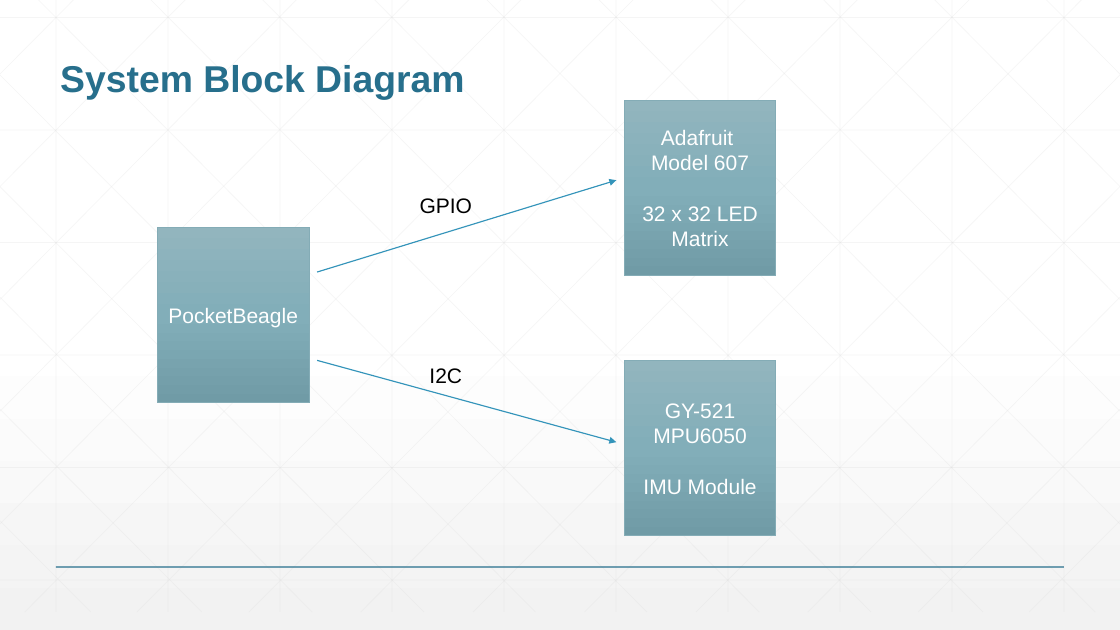
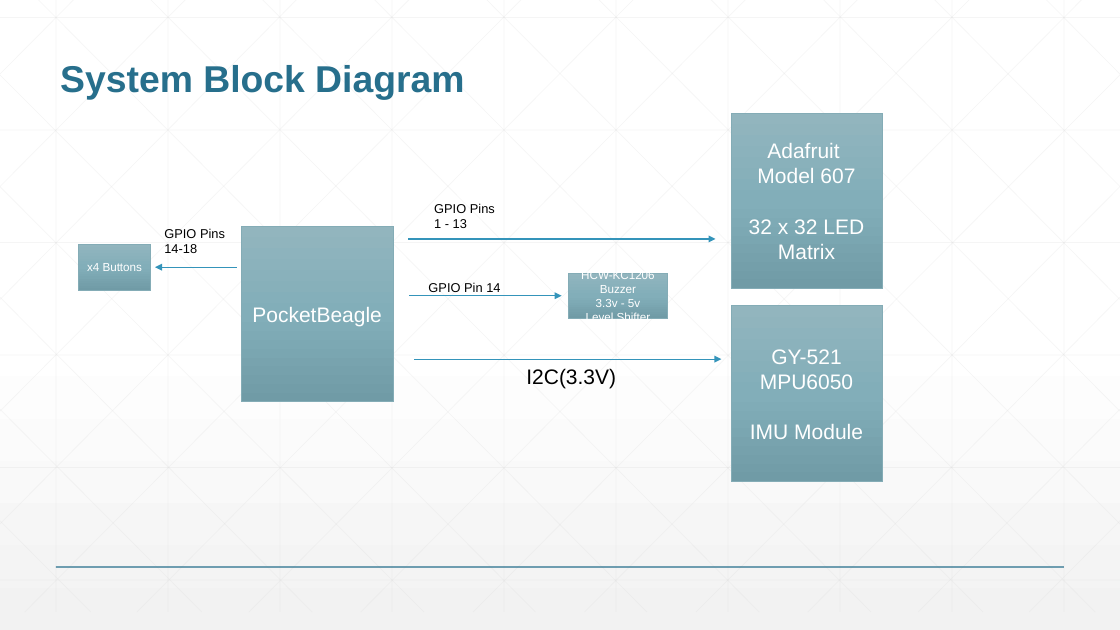
Before and after one commit to SoberingRealityCheck/EDES301, a slide deck: slide 3 of project_01/docs/goldsmith_EDES301_project_01_proposal.pptx. Drawn at 1120x630 pixels with LibreOffice and Linux fonts; fonts in the diff are those of the drawing. Boxes give left, top, right and bottom in pixels: in the first picture for what was removed or moved away, otherwise in the second. Text is boxed around its words. In the diff, an @@ line names an element or a change of style, - is before the commit and + after.

```diff
--- a/project_01/docs/goldsmith_EDES301_project_01_proposal.pptx
+++ b/project_01/docs/goldsmith_EDES301_project_01_proposal.pptx
@@ rectangle added at <box>731,113,882,288</box>, fill gradient #92B5BE to #82AEB9 to #709BA6, outline #84ACB6 0.5 pt @@
@@ text "Adafruit": place and size @@
-text "Adafruit" at <box>624,100,776,276</box>
+text "Adafruit" at <box>749,143,864,259</box>
@@ text at <box>434,203,495,228</box>: text changed; size 18 to 11 pt @@
-GPIO
+GPIO Pins
+1 - 13
@@ text added at <box>164,228,225,253</box>, 11 pt, text #000000 @@
+GPIO Pins 14-18
@@ rectangle added at <box>242,226,393,402</box>, fill gradient #92B5BE to #82AEB9 to #709BA6, outline #84ACB6 0.5 pt @@
@@ arrow moved from (318, 272) - (617, 181) to (408, 239) - (716, 239) @@
@@ rectangle added at <box>79,245,150,291</box>, fill gradient #92B5BE to #82AEB9 to #709BA6, outline #84ACB6 0.5 pt @@
@@ text added at <box>87,263,142,271</box>, 10 pt, text #FFFFFF @@
+x4 Buttons
@@ arrow added from (237, 267) to (155, 267), #3494BA 1 pt @@
@@ text "PocketBeagle": place and size @@
-text "PocketBeagle" at <box>158,228,309,403</box>
+text "PocketBeagle" at <box>252,307,382,326</box>
@@ arrow added from (409, 296) to (562, 296), #3494BA 1 pt @@
@@ text added at <box>428,282,500,292</box>, 11 pt, text #000000 @@
+GPIO Pin 14
@@ rectangle added at <box>569,273,667,319</box>, fill gradient #92B5BE to #82AEB9 to #709BA6, outline #84ACB6 0.5 pt @@
@@ text added at <box>581,270,654,324</box>, 10 pt, text #FFFFFF @@
+HCW-KC1206 Buzzer
+3.3v - 5v
+Level Shifter
@@ rectangle added at <box>731,306,882,481</box>, fill gradient #92B5BE to #82AEB9 to #709BA6, outline #84ACB6 0.5 pt @@
@@ fill gradient #92B5BE to #82AEB9 to #709BA6 to none; outline #84ACB6 0.5 pt to none in 3 elements at <box>749,143,864,259</box>, <box>252,307,382,326</box>, <box>750,349,863,439</box> @@
@@ text "GY-521 MPU6050": place and size @@
-text "GY-521 MPU6050" at <box>624,360,776,536</box>
+text "GY-521 MPU6050" at <box>750,349,863,439</box>
@@ arrow moved from (318, 360) - (617, 442) to (414, 360) - (722, 360) @@
@@ text at <box>526,368,616,388</box>: text changed @@
-I2C
+I2C(3.3V)
```
Also in this commit, not shown: 2 other slides changed, 1 other file.
